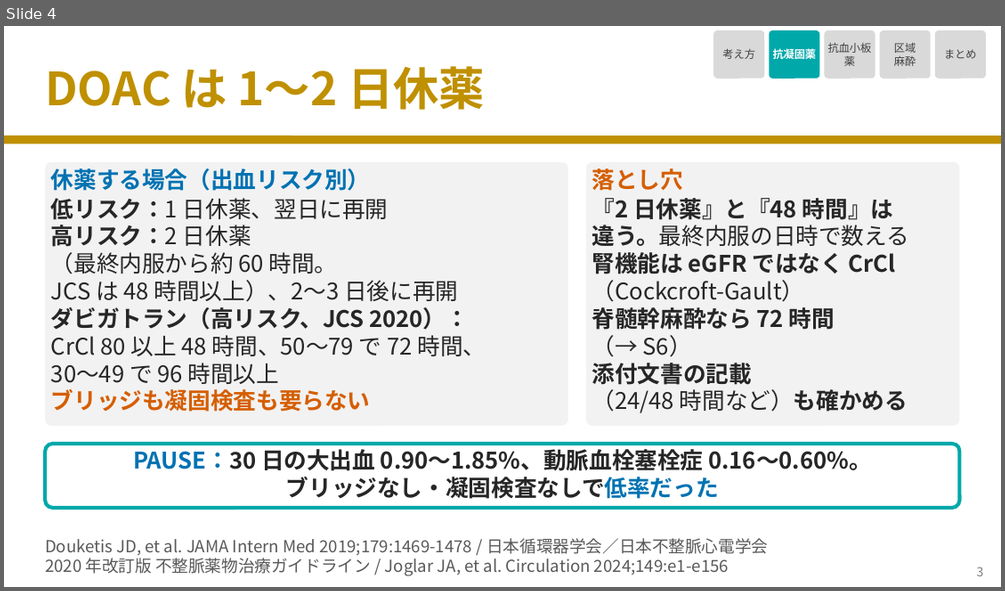
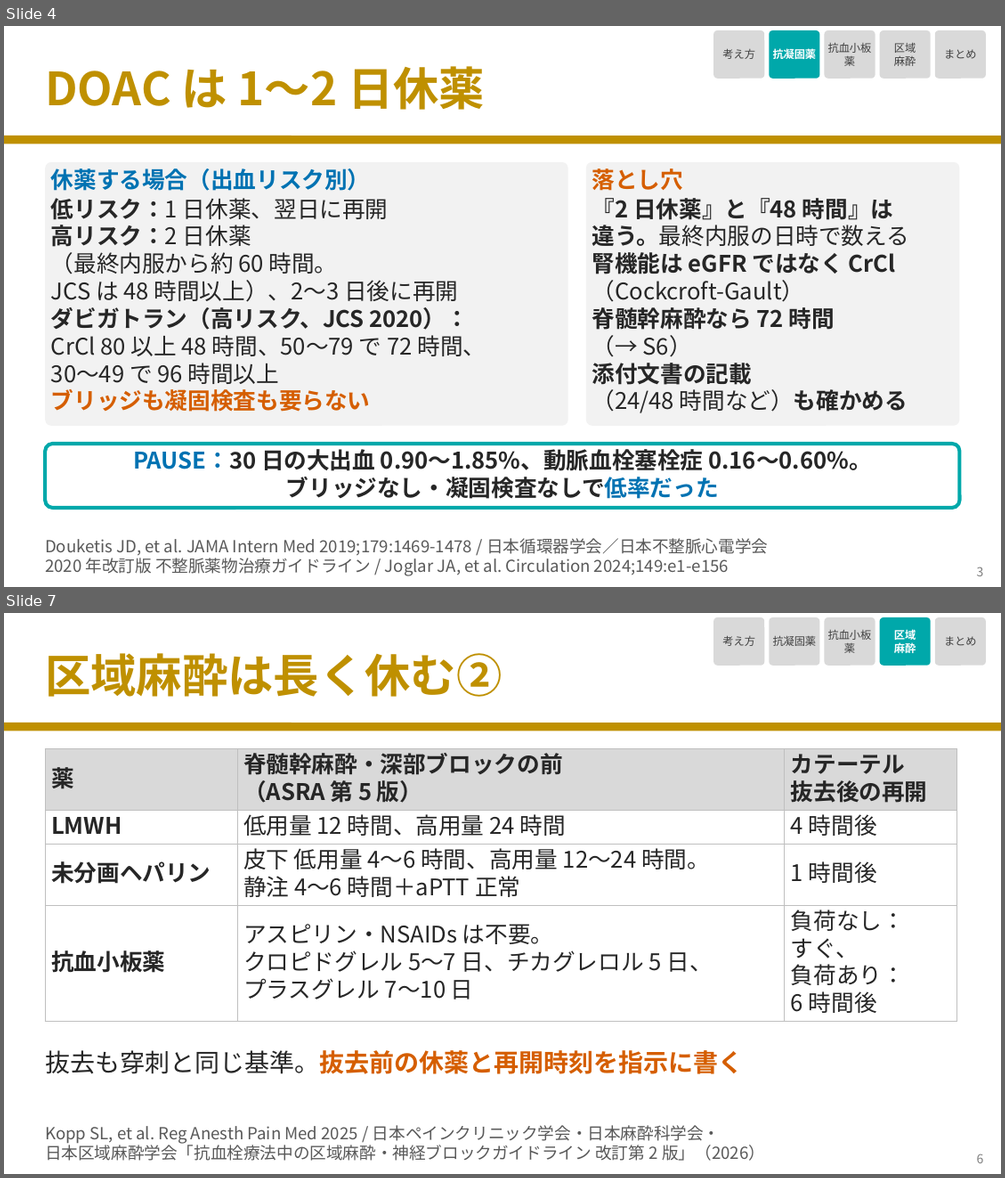
Before and after one commit to nobumitsu-3141/Anes-lecture, a slide deck: slides/4-12_antithrombotic_drugs/4-12_antithrombotic_drugs.pptx. Shown one above the other, each under a label of ours: slide 4 before the commit, slides 4 and 7 after it; the slides between them are not shown. The pictures are 1005x591 and 1005x1178 pixels, drawn with LibreOffice and Linux fonts; fonts in the diff are those of the drawing. Boxes give left, top, right and bottom in pixels: in the first picture for what was removed or moved away, otherwise in the second. Text is boxed around its words. In the diff, an @@ line names an element or a change of style, - is before the commit and + after.

```diff
--- a/slides/4-12_antithrombotic_drugs/4-12_antithrombotic_drugs.pptx
+++ b/slides/4-12_antithrombotic_drugs/4-12_antithrombotic_drugs.pptx
@@ slide 7 added at [4,613,1001,1174], background #FFFFFF @@
@@ rounded rectangle added at [713,617,764,666], fill #D9D9D9, 10.5 pt, text #404040 @@
+考え方
@@ rounded rectangle added at [769,617,820,666], fill #D9D9D9, 10.5 pt, text #404040 @@
+抗凝固薬
@@ rounded rectangle added at [825,617,875,666], fill #D9D9D9, 10.5 pt, text #404040 @@
+抗血小板
+薬
@@ rounded rectangle added at [880,617,930,666], fill #00A8AA, 10.5 pt, text #FFFFFF, bold @@
+区域
+麻酔
@@ rounded rectangle added at [935,617,986,666], fill #D9D9D9, 10.5 pt, text #404040 @@
+まとめ
@@ title added at [45,653,502,697], 44 pt, text #BF9000, bold @@
+区域麻酔は長く休む②
@@ line added from (4, 727) to (1001, 727), #BF9000 8 pt @@
@@ table added at [45,749,957,1016], 4 rows, 3 columns @@
+薬 | 脊髄幹麻酔・深部ブロックの前 / （ASRA 第 5 版） | カテーテル / 抜去後の再開
+LMWH | 低用量 12 時間、高用量 24 時間 | 4 時間後
+未分画ヘパリン | 皮下 低用量 4〜6 時間、高用量 12〜24 時間。 / 静注 4〜6 時間＋aPTT 正常 | 1 時間後
+抗血小板薬 | アスピリン・NSAIDs は不要。 / クロピドグレル 5〜7 日、チカグレロル 5 日、 / プラスグレル 7〜10 日 | 負荷なし： / すぐ、 / 負荷あり： / 6 時間後
@@ text added at [45,1050,743,1074], 24 pt, text #D55E00, bold @@
+抜去も穿刺と同じ基準。抜去前の休薬と再開時刻を指示に書く
@@ text added at [45,1125,765,1160], 16 pt, text #595959 @@
+Kopp SL, et al. Reg Anesth Pain Med 2025 / 日本ペインクリニック学会・日本麻酔科学会・
+日本区域麻酔学会「抗血栓療法中の区域麻酔・神経ブロックガイドライン 改訂第 2 版」（2026）
@@ text added at [977,1153,984,1163], 12 pt, text #7F7F7F @@
+6
```
Also in this commit, not shown: 5 slides changed, 2 other files.
